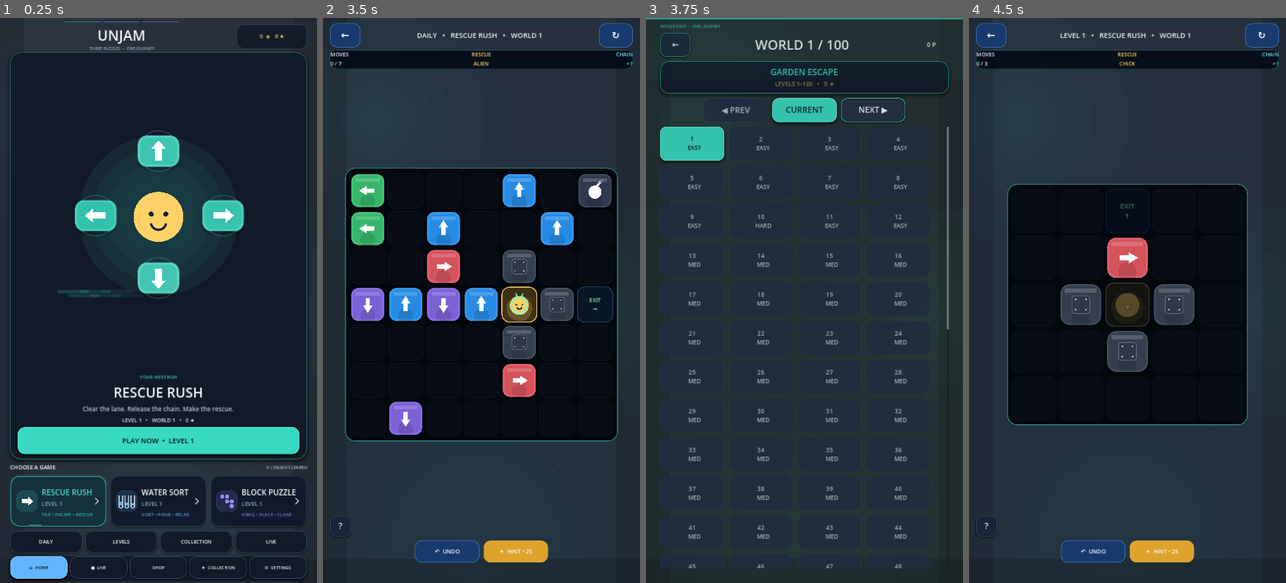
Above: before the commit, frames 1-4 (left to right).
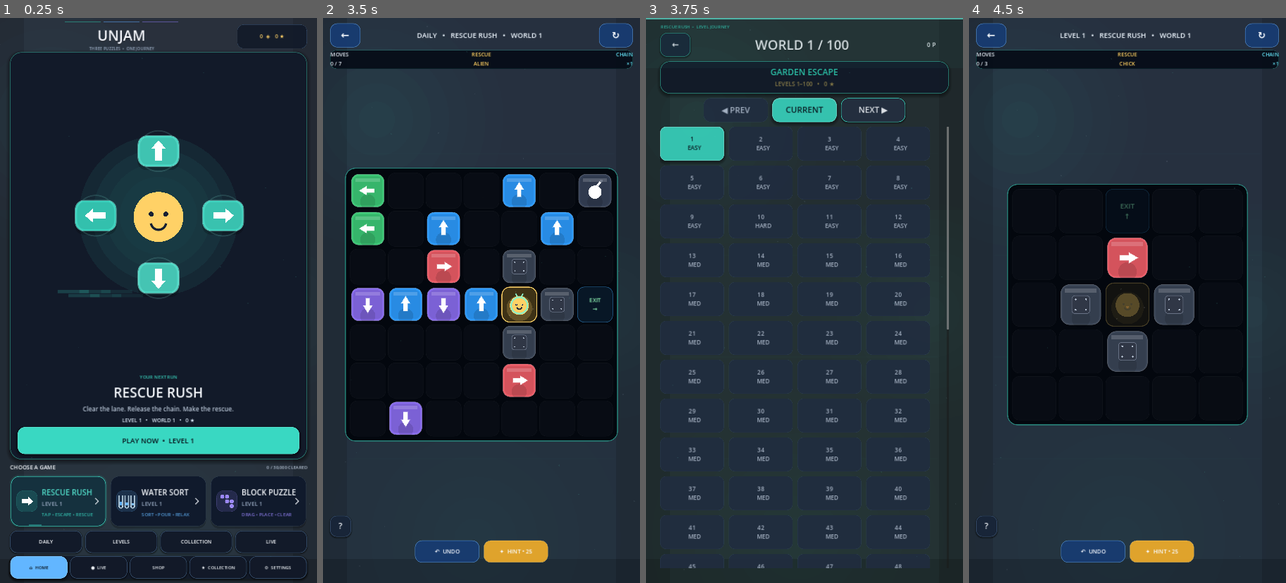
Above: after the commit, the same moments.

Repository: eghosa001/unjam
Game: Godot game, scene res://scenes/Main.tscn
The game is run twice, just before and just after one commit, with the same random seed, the same clock (stepped at 60 frames per second) and the same inputs.
Inputs:
- Up to frame 1 (0.25 s): no input
- Up to frame 2 (3.5 s): click "DAILY" at 0.5 s; click "GOT IT — PLAY" at 1.25 s; click "?" at 2 s; click "GOT IT — PLAY" at 2.75 s
- Up to frame 3 (3.75 s): click "←" at 3.5 s
- Up to frame 4 (4.5 s): click "1 EASY" at 4.25 s

Frames 1-2 are identical in both runs. In frame 3, 0.4% of the frame differs, in the area x 0-100%, y 0-19%; in frame 4, nothing differs.

Commit message:
feat: enforce premium visual language across utility screens

Diff:
--- a/scripts/ui/premium_surface_manager.gd
+++ b/scripts/ui/premium_surface_manager.gd
@@ -32,6 +32,8 @@
 	if not force and signature == last_signature:
 		return
 	last_signature = signature
+	# Home, Live and active gameplay have dedicated premium builders; every other
+	# user-facing surface is normalized here so no legacy flat screen remains.
 	if surface in ["home", "live", "game"]:
 		return
 	if content == null or not is_instance_valid(content):
@@ -77,12 +79,15 @@
 		button.custom_minimum_size = Vector2(button.custom_minimum_size.x, maxf(button.custom_minimum_size.y, 82.0))
 		button.add_theme_font_size_override("font_size", maxi(20, button.get_theme_font_size("font_size")))
 		var role := _role_for_surface_button(button, surface)
-		var radius := 18 if _looks_like_level_button(button, surface) else 22
+		var radius := 18 if _looks_like_level_button(button, surface) else 24
 		PremiumDesignSystem.apply_button(button, dark, accent, role, radius)
 	elif node is PanelContainer:
 		var panel := node as PanelContainer
 		var emphasis := _panel_emphasis(panel, surface)
-		PremiumDesignSystem.apply_panel(panel, dark, accent, emphasis, 30 if emphasis else 26)
+		if panel.name in ["GameplayStage", "GameplayBoardHolder"]:
+			PremiumDesignSystem.apply_recessed_panel(panel, dark, accent, 30)
+		else:
+			PremiumDesignSystem.apply_panel(panel, dark, accent, emphasis, 32 if emphasis else 26)
 	elif node is Label:
 		var label := node as Label
 		var fs := label.get_theme_font_size("font_size")
@@ -91,17 +96,17 @@
 		_polish_label(label, dark, accent)
 	elif node is ProgressBar:
 		var progress := node as ProgressBar
-		progress.add_theme_stylebox_override("background", PremiumDesignSystem.box(PremiumDesignSystem.surface_3(dark), 8, PremiumDesignSystem.border(dark), 1, 0, dark))
-		progress.add_theme_stylebox_override("fill", PremiumDesignSystem.box(accent, 8, accent.lightened(0.12), 1, 0, dark))
+		progress.add_theme_stylebox_override("background", PremiumDesignSystem.recessed_box(PremiumDesignSystem.surface_3(dark), 10, PremiumDesignSystem.border(dark), dark))
+		progress.add_theme_stylebox_override("fill", PremiumDesignSystem.gloss_button(accent, 10, dark, 2))
 	for child in node.get_children():
 		_polish_tree(child, surface, dark, accent)
 
 func _role_for_surface_button(button: Button, surface: String) -> String:
 	var text := button.text.strip_edges().to_upper()
 	if surface == "settings":
-		if text.ends_with(": ON"):
+		if text.ends_with(": ON") or "•   ON" in text:
 			return "success"
-		if text.ends_with(": OFF"):
+		if text.ends_with(": OFF") or "•   OFF" in text:
 			return "toggle_off"
 	if surface == "collection" and "OWNED" in text:
 		return "success"
@@ -118,16 +123,16 @@
 	return text.get_slice("\n", 0).is_valid_int()
 
 func _panel_emphasis(panel: PanelContainer, surface: String) -> bool:
-	if panel.name in ["TutorialPanel", "HomeHero", "JourneyFill"]:
+	if panel.name in ["TutorialPanel", "HomeHero", "JourneyFill", "Sanctuary", "CompactGameInfo"]:
 		return true
-	if surface in ["collection", "levels"]:
-		return panel.custom_minimum_size.y >= 95.0
+	if surface in ["collection", "levels", "settings", "shop"]:
+		return panel.custom_minimum_size.y >= 88.0
 	return false
 
 func _polish_label(label: Label, dark: bool, accent: Color) -> void:
 	var text := label.text.strip_edges().to_upper()
 	var font_size := label.get_theme_font_size("font_size")
-	if font_size >= 30 or text in ["SETTINGS", "RESCUE GARDEN"] or text.begins_with("WORLD "):
+	if font_size >= 30 or text in ["SETTINGS", "RESCUE GARDEN", "COLLECTION", "SHOP"] or text.begins_with("WORLD "):
 		PremiumDesignSystem.apply_label(label, dark, "title", accent)
 	elif "COINS" in text or "★" in text or "PRESTIGE" in text:
 		PremiumDesignSystem.apply_label(label, dark, "accent", PremiumDesignSystem.GOLD)
@@ -147,41 +152,48 @@
 	chrome.z_index = 2
 	content.add_child(chrome)
 
+	var top_glow := ColorRect.new()
+	top_glow.set_anchors_preset(Control.PRESET_TOP_WIDE)
+	top_glow.offset_bottom = 170
+	top_glow.color = Color(accent, 0.045 if dark else 0.065)
+	top_glow.mouse_filter = Control.MOUSE_FILTER_IGNORE
+	chrome.add_child(top_glow)
+
 	var top_line := ColorRect.new()
 	top_line.set_anchors_preset(Control.PRESET_TOP_WIDE)
-	top_line.offset_bottom = 4
-	top_line.color = Color(accent, 0.72 if dark else 0.52)
+	top_line.offset_bottom = 5
+	top_line.color = Color(accent.lightened(0.20), 0.82 if dark else 0.62)
 	top_line.mouse_filter = Control.MOUSE_FILTER_IGNORE
 	chrome.add_child(top_line)
-
-	var glow := ColorRect.new()
-	glow.set_anchors_preset(Control.PRESET_TOP_WIDE)
-	glow.offset_bottom = 210
-	glow.color = Color(accent, 0.035 if dark else 0.05)
-	glow.mouse_filter = Control.MOUSE_FILTER_IGNORE
-	chrome.add_child(glow)
 
 	var badge := Label.new()
 	badge.position = Vector2(50, 18)
 	badge.text = "%s  •  %s" % [_game_name(game_id), _surface_name(surface)]
-	badge.add_theme_font_size_override("font_size", 13)
-	badge.add_theme_color_override("font_color", Color(accent, 0.82))
+	badge.add_theme_font_size_override("font_size", 15)
+	badge.add_theme_color_override("font_color", Color(accent, 0.88))
+	badge.add_theme_color_override("font_shadow_color", Color(0, 0, 0, 0.24))
+	badge.add_theme_constant_override("shadow_offset_y", 2)
 	badge.mouse_filter = Control.MOUSE_FILTER_IGNORE
 	chrome.add_child(badge)
 
 func _animate_surface(content: Control) -> void:
-	content.modulate.a = 0.82
+	if MotionSystem.reduced():
+		content.modulate.a = 1.0
+		return
+	content.modulate.a = 0.88
 	var original := content.position
-	content.position = original + Vector2(0, 8)
+	content.position = original + Vector2(0, 10)
 	var tween := content.create_tween().set_trans(Tween.TRANS_QUAD).set_ease(Tween.EASE_OUT)
 	tween.tween_property(content, "modulate:a", 1.0, 0.22)
-	tween.parallel().tween_property(content, "position", original, 0.30)
+	tween.parallel().tween_property(content, "position", original, 0.28)
 
 func _surface_name(surface: String) -> String:
 	match surface:
 		"levels": return "LEVEL JOURNEY"
 		"collection": return "COLLECTION"
 		"settings": return "SETTINGS"
+		"shop": return "SHOP"
+		"daily": return "DAILY"
 		_: return surface.to_upper()
 
 func _game_name(game_id: String) -> String:
